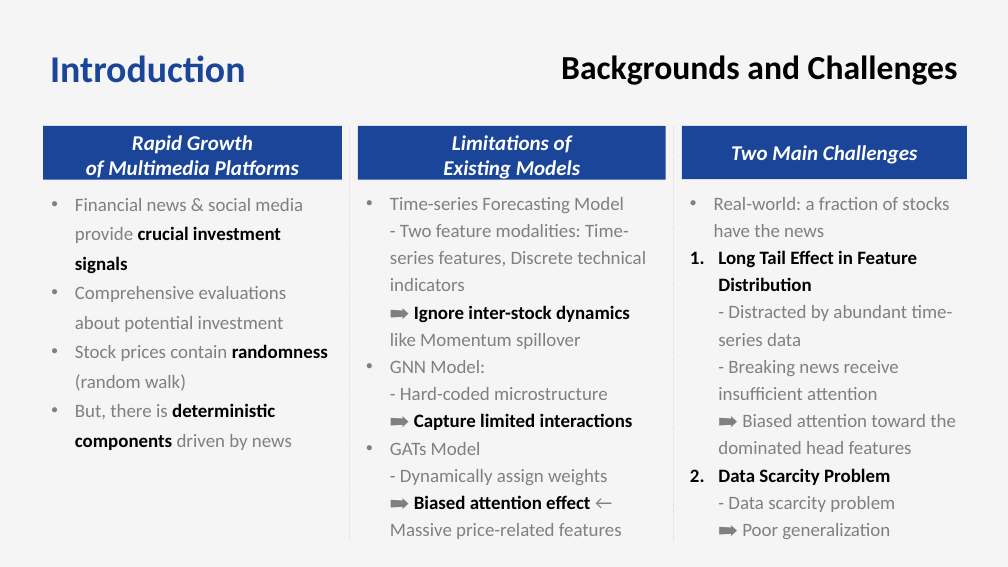
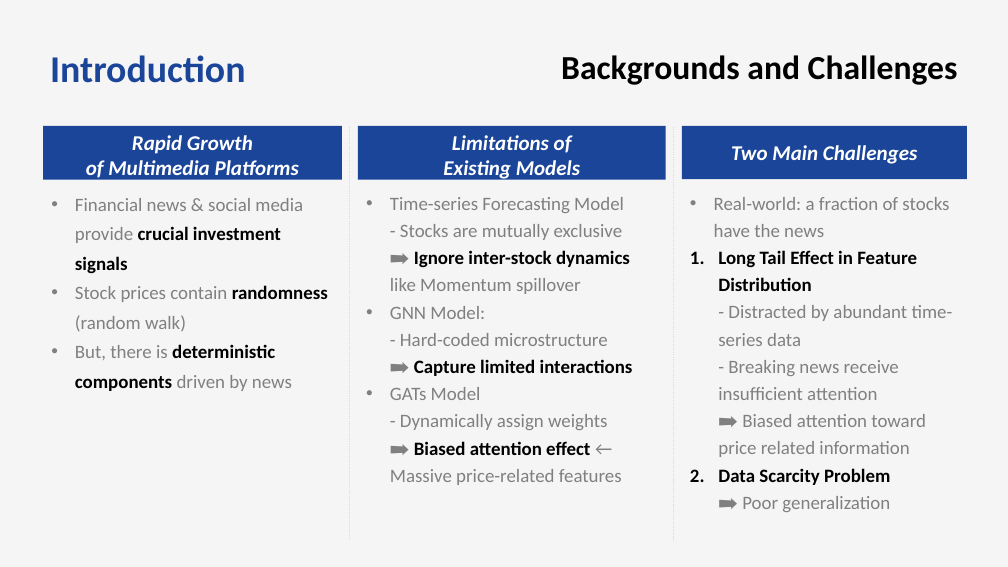
Before and after one commit to bts1991/study, a slide deck: slide 3 of 논문 Review/Others/paper_review.pptx. Drawn at 1008x567 pixels with LibreOffice and Linux fonts; fonts in the diff are those of the drawing. Boxes give left, top, right and bottom in pixels: in the first picture for what was removed or moved away, otherwise in the second. Text is boxed around its words. In the diff, an @@ line names an element or a change of style, - is before the commit and + after.

```diff
--- a/논문 Review/Others/paper_review.pptx
+++ b/논문 Review/Others/paper_review.pptx
@@ text at bbox=[390, 197, 630, 294]: text changed @@
-  • Time-series Forecasting Model
-    - Two feature modalities: Time-series features, Discrete technical indicators
-    ➡️ Ignore inter-stock dynamics like Momentum spillover
+  • Time-series Forecasting Model
+    - Stocks are mutually exclusive
+    ➡️ Ignore inter-stock dynamics like Momentum spillover
@@ text at bbox=[718, 250, 953, 512]: text changed @@
-  1. Long Tail Effect in Feature Distribution
-     - Distracted by abundant time-series data
-     - Breaking news receive insufficient attention
-     ➡️ Biased attention toward the dominated head features
-  2. Data Scarcity Problem
-     - Data scarcity problem
-     ➡️ Poor generalization
+  1. Long Tail Effect in Feature Distribution
+     - Distracted by abundant time-series data
+     - Breaking news receive insufficient attention
+     ➡️ Biased attention toward price related information
+  2. Data Scarcity Problem
+     ➡️ Poor generalization
@@ text at bbox=[75, 286, 287, 332]: paragraph removed @@
-  • Comprehensive evaluations about potential investment
```
Also in this commit, not shown: 10 other slides changed, 2 other files.
